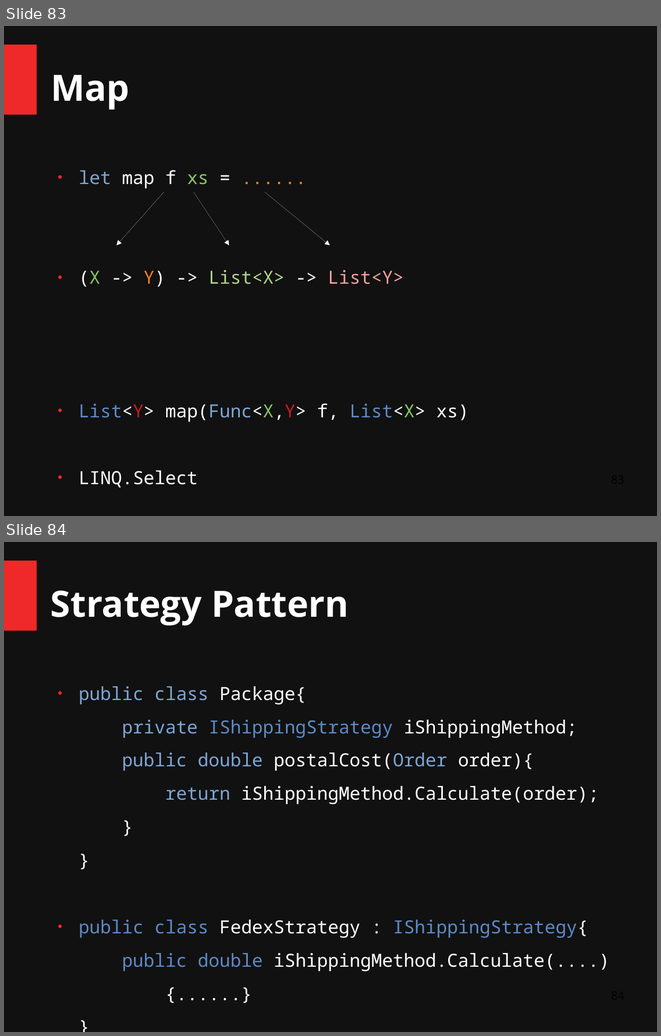
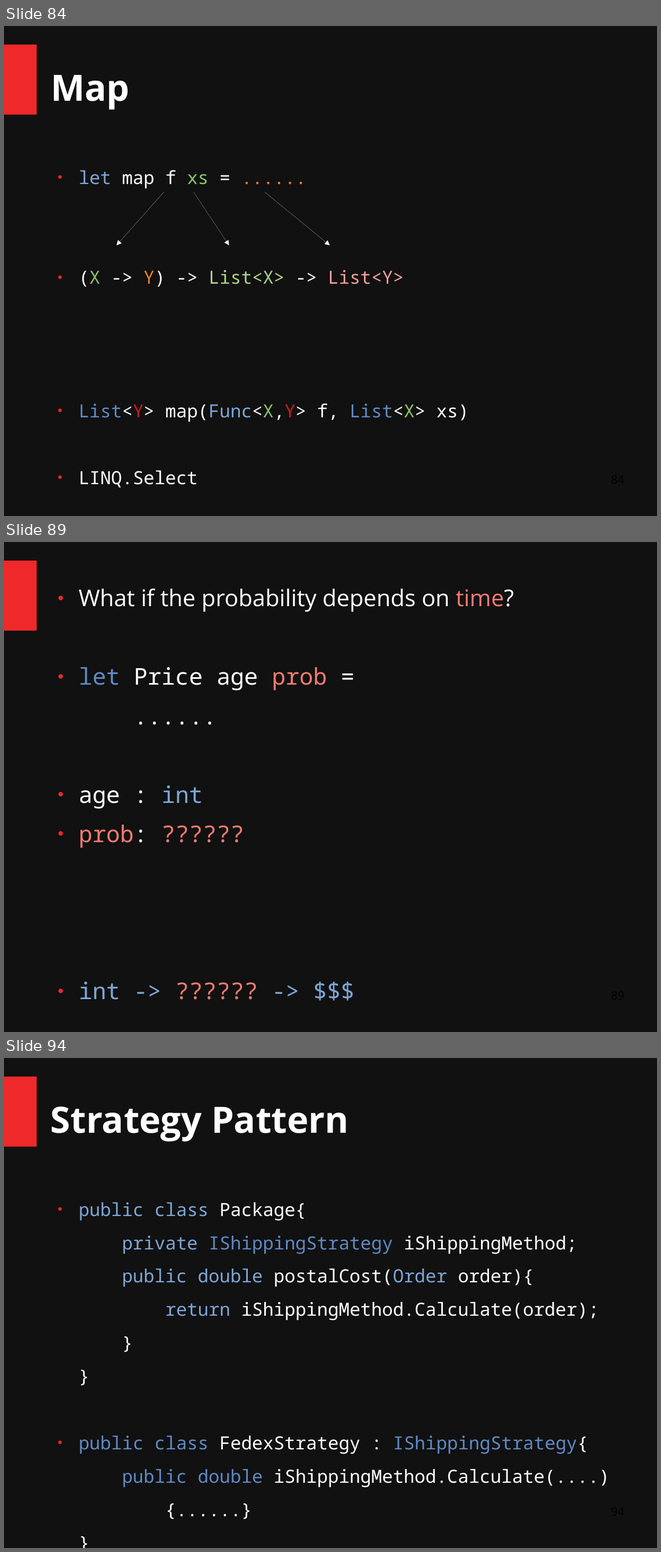
Before and after one commit to ChangHaiBin/FSharpPowerPoint, a slide deck: FSharp Talk Dark.odp. Shown one above the other, each under a label of ours: slides 83 and 84 before the commit, slides 84, 89 and 94 after it; the slides between them are not shown. The pictures are 661x1036 and 661x1552 pixels, drawn with LibreOffice and Linux fonts; fonts in the diff are those of the drawing. Boxes give left, top, right and bottom in pixels: in the first picture for what was removed or moved away, otherwise in the second. Text is boxed around its words. In the diff, an @@ line names an element or a change of style, - is before the commit and + after.

```diff
--- a/FSharp Talk Dark.odp
+++ b/FSharp Talk Dark.odp
@@ slide 89 added at (4, 542, 657, 1032), background #111111; not listed: 1 template element that a slide beside it also shows @@
@@ text added at (79, 588, 514, 848), 28 pt, text #FFFFFF @@
+● What if the probability depends on time?
+● let Price age prob =
+......
+● age : int
+● prob: ??????
+● int -> ?????? -> $$$
@@ what was slide 83 is now slide 84 @@
@@ what was slide 84 is now slide 94 @@
```
Also in this commit, not shown: 4 slides changed, 9 other slides added, 1 slide removed, 4 other files.
